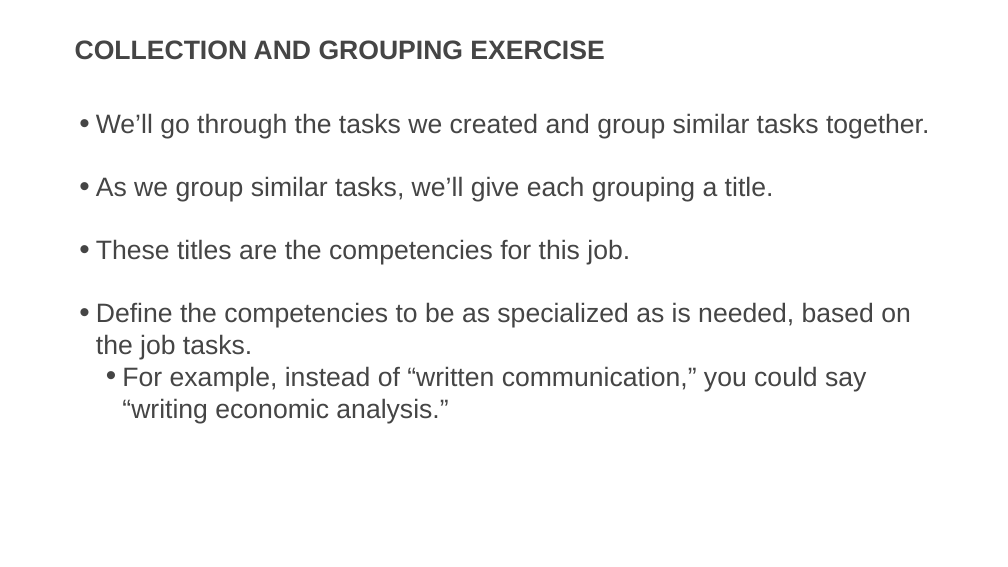
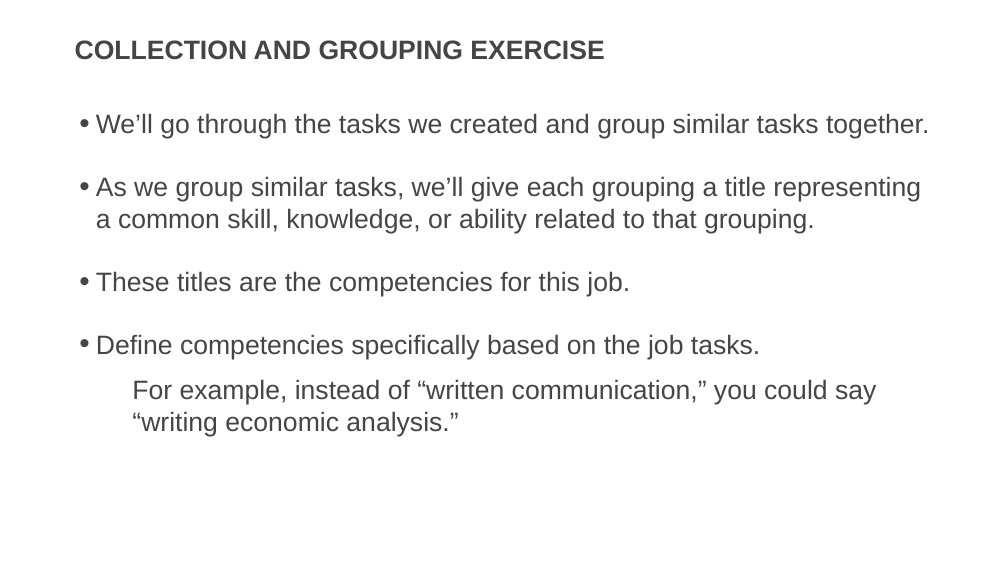
Before and after one commit to usds/SME-QA-Website, a slide deck: slide 10 of toolkit/job-analysis/job-analysis-presentation.pptx. Drawn at 1008x567 pixels with LibreOffice and Linux fonts; fonts in the diff are those of the drawing. Boxes give left, top, right and bottom in pixels: in the first picture for what was removed or moved away, otherwise in the second. Text is boxed around its words. In the diff, an @@ line names an element or a change of style, - is before the commit and + after.

```diff
--- a/toolkit/job-analysis/job-analysis-presentation.pptx
+++ b/toolkit/job-analysis/job-analysis-presentation.pptx
@@ text at (x1=96, y1=176, x2=921, y2=233): text changed @@
-• As we group similar tasks, we’ll give each grouping a title.
+• As we group similar tasks, we’ll give each grouping a title representing a common skill, knowledge, or ability related to that grouping.
@@ text at (x1=96, y1=334, x2=760, y2=359): text changed @@
-• Define the competencies to be as specialized as is needed, based on the job tasks.
+• Define competencies specifically based on the job tasks.
@@ text at (x1=132, y1=379, x2=876, y2=436): bullet • to none; list level 2 to 3 in "For example, instead of “written ..." @@
```
Also in this commit, not shown: 10 other slides changed, 3 slides added.
